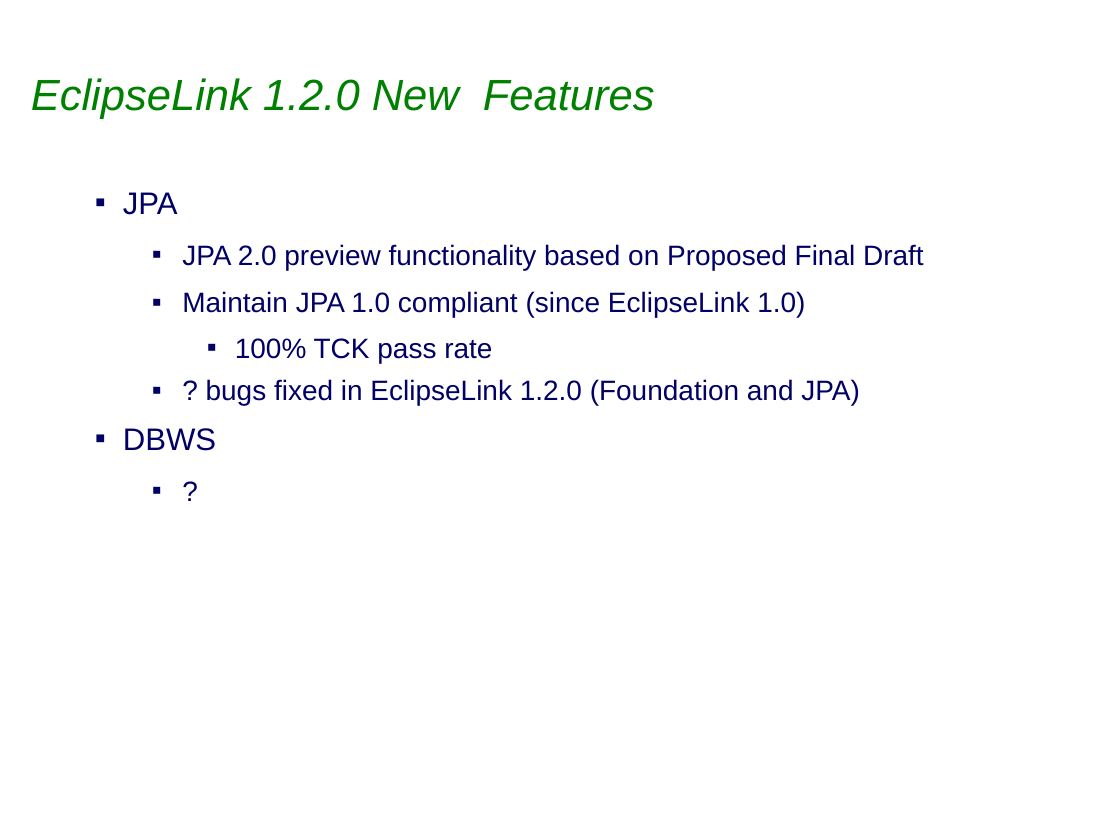
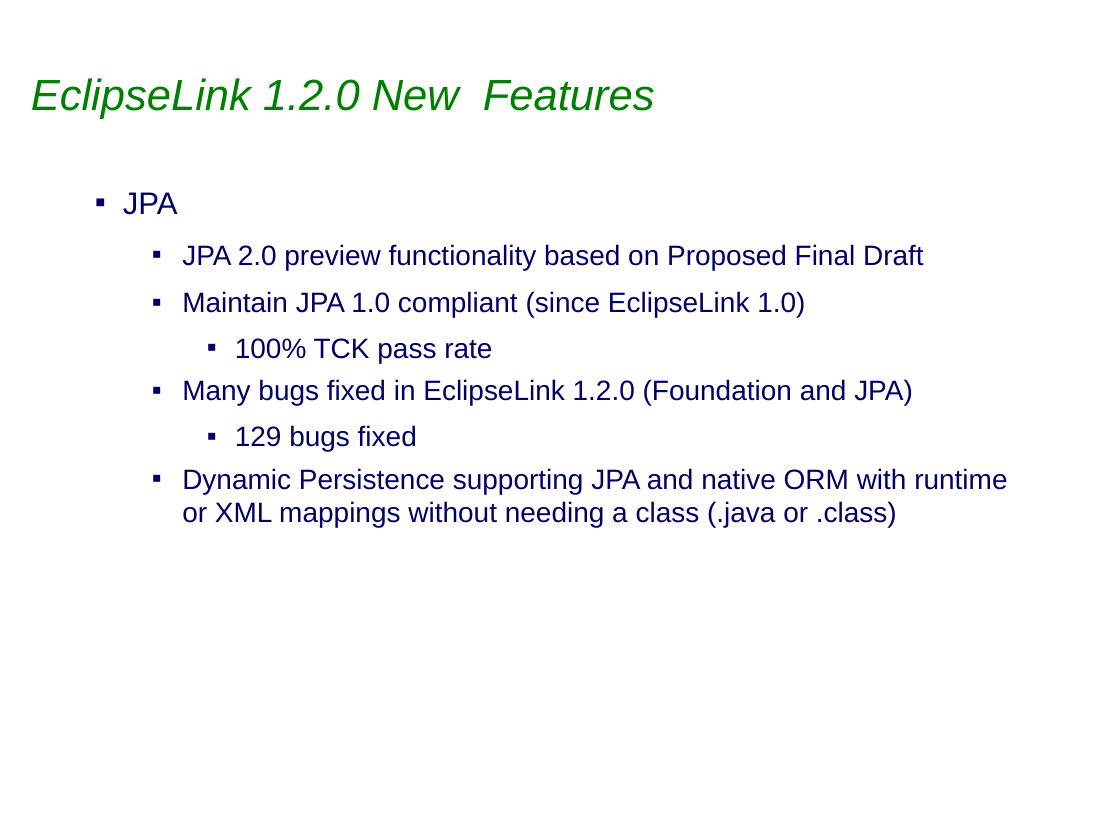
Before and after one commit to bfg-repo-cleaner-demos/eclipselink.runtime-bfg-strip-big-blobs, a slide deck: slide 4 of project-admin/Eclipselink_1.2.0_Release_Review.ppt (slide 5 before the commit). Drawn at 1120x840 pixels with LibreOffice and Linux fonts; fonts in the diff are those of the drawing; background and template pictures are left out. Boxes give left, top, right and bottom in pixels: in the first picture for what was removed or moved away, otherwise in the second. Text is boxed around its words. In the diff, an @@ line names an element or a change of style, - is before the commit and + after.

```diff
--- a/project-admin/Eclipselink_1.2.0_Release_Review.ppt
+++ b/project-admin/Eclipselink_1.2.0_Release_Review.ppt
@@ text at (x1=182, y1=379, x2=1007, y2=527): text changed @@
-  ▪ ? bugs fixed in EclipseLink 1.2.0 (Foundation and JPA)
-▪ DBWS
-  ▪ ?
+  ▪ Many bugs fixed in EclipseLink 1.2.0 (Foundation and JPA)
+    ▪ 129 bugs fixed
+  ▪ Dynamic Persistence supporting JPA and native ORM with runtime or XML mappings without needing a class (.java or .class)
```
Also in this commit, not shown: 9 other slides changed, 1 slide removed, 1 other file.
